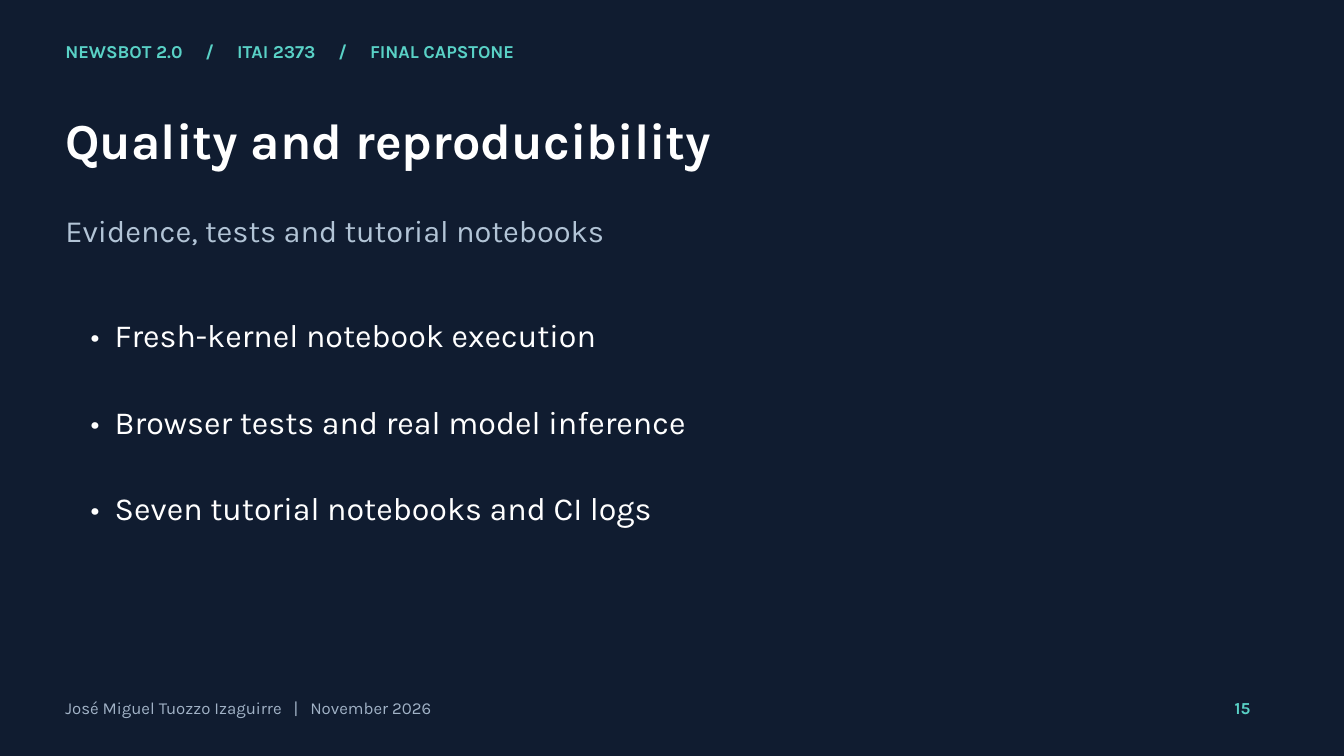
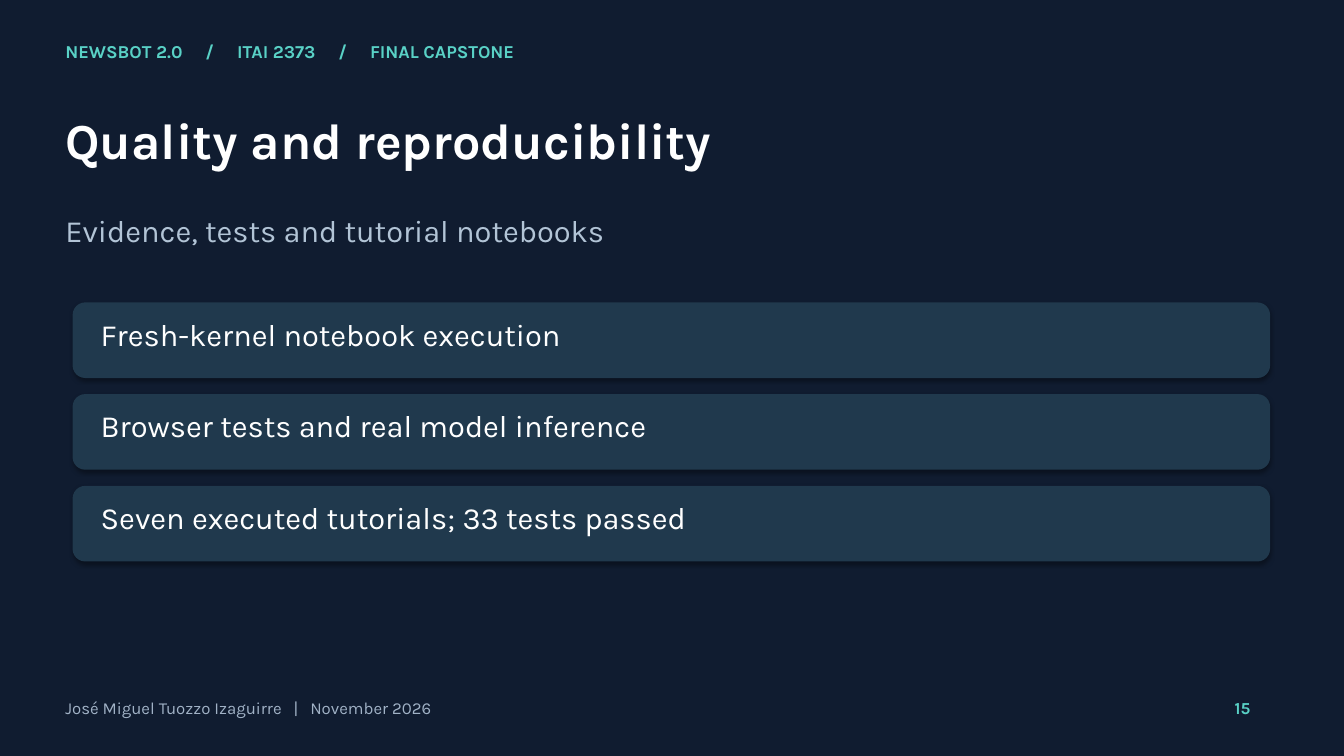
Before and after one commit to jtuozzo1616/Jose-Tuozzo-AI-Portfolio, a slide deck: slide 15 of ITAI2373-NewsBot-Final/reports/presentation.pptx. Drawn at 1344x756 pixels with LibreOffice and Linux fonts; fonts in the diff are those of the drawing. Boxes give left, top, right and bottom in pixels: in the first picture for what was removed or moved away, otherwise in the second. Text is boxed around its words. In the diff, an @@ line names an element or a change of style, - is before the commit and + after.

```diff
--- a/ITAI2373-NewsBot-Final/reports/presentation.pptx
+++ b/ITAI2373-NewsBot-Final/reports/presentation.pptx
@@ rounded rectangle added at (x1=73, y1=302, x2=1270, y2=378), fill #20394D @@
@@ text at (x1=101, y1=325, x2=561, y2=347): text changed; size 23 to 22 pt @@
-• Fresh-kernel notebook execution
+Fresh-kernel notebook execution
@@ rounded rectangle added at (x1=73, y1=394, x2=1270, y2=470), fill #20394D @@
@@ text at (x1=101, y1=416, x2=646, y2=438): text changed; size 23 to 22 pt @@
-• Browser tests and real model inference
+Browser tests and real model inference
@@ rounded rectangle added at (x1=73, y1=486, x2=1270, y2=562), fill #20394D @@
@@ text added at (x1=101, y1=508, x2=686, y2=537), 22 pt, text #FFFFFF @@
+Seven executed tutorials; 33 tests passed
@@ text removed at (x1=115, y1=498, x2=652, y2=528) @@
-• Seven tutorial notebooks and CI logs
```
Also in this commit, not shown: 17 other slides changed, 33 other files.
